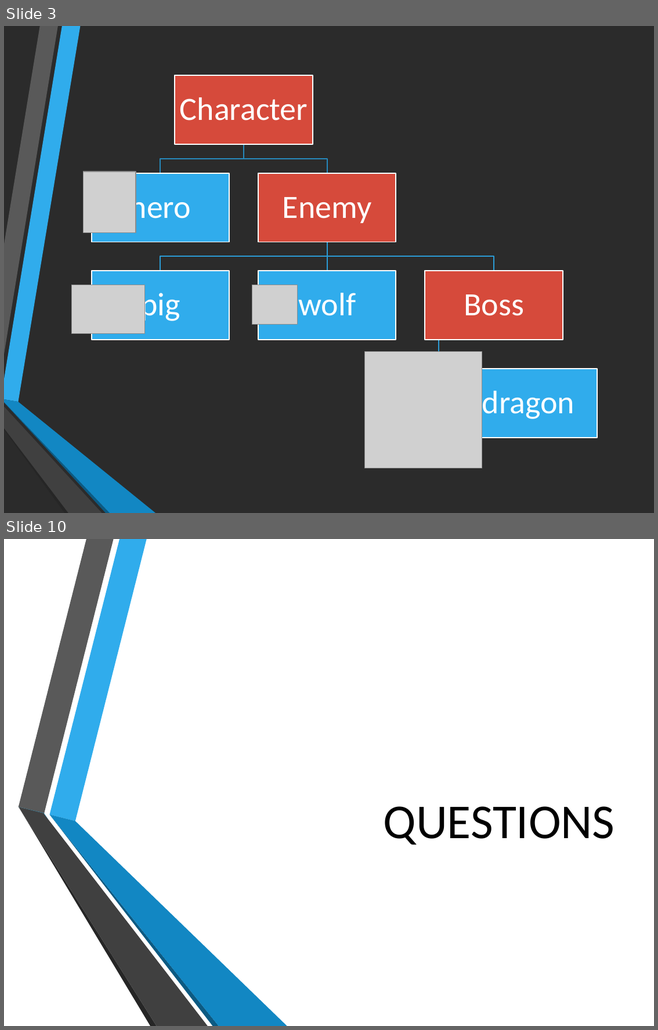
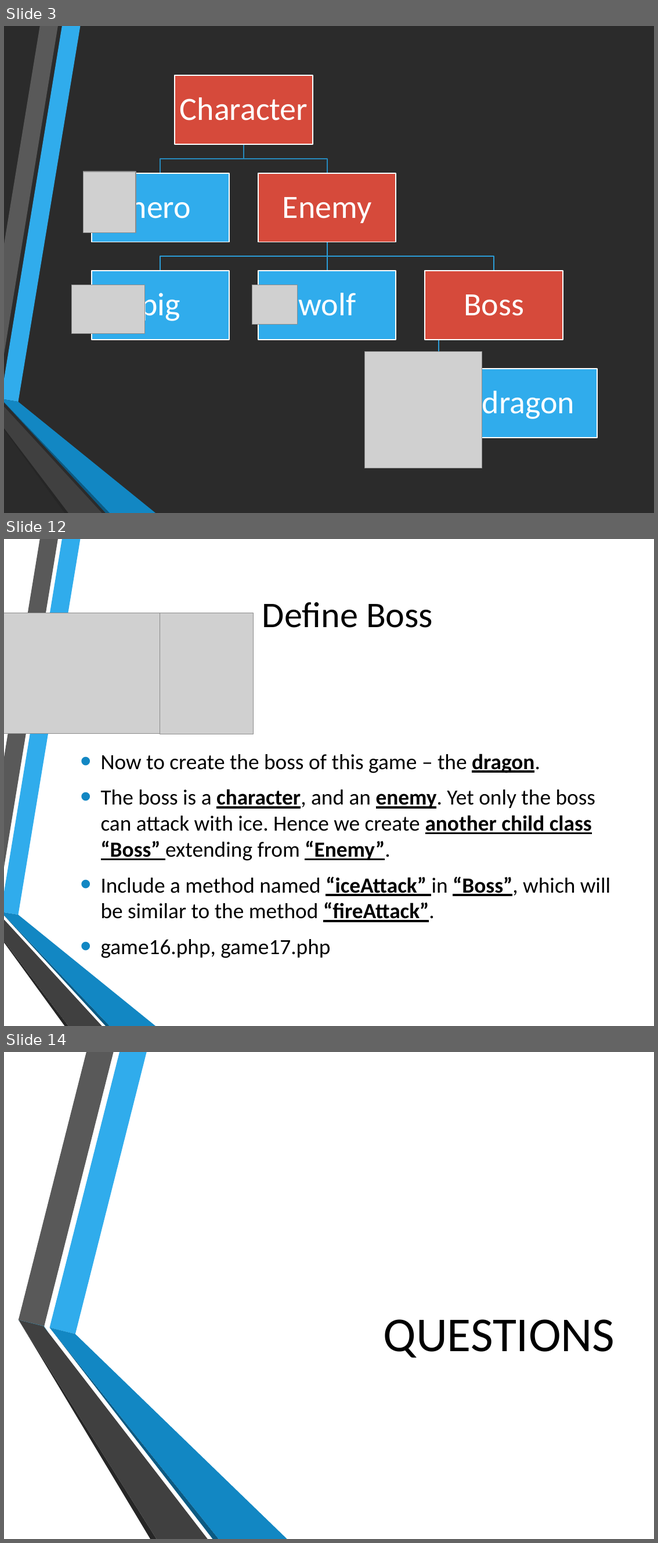
Before and after one commit to hatted/fevaworks-php, a slide deck: php-fw7/lesson7b-game.pptx. Shown one above the other, each under a label of ours: slides 3 and 10 before the commit, slides 3, 12 and 14 after it; the slides between them are not shown. The pictures are 658x1030 and 658x1543 pixels, drawn with LibreOffice and Linux fonts; fonts in the diff are those of the drawing; grey boxes stand for pictures; background and template pictures are left out; a plain dark background stands for a picture behind light text. Boxes give left, top, right and bottom in pixels: in the first picture for what was removed or moved away, otherwise in the second. Text is boxed around its words. In the diff, an @@ line names an element or a change of style, - is before the commit and + after.

```diff
--- a/php-fw7/lesson7b-game.pptx
+++ b/php-fw7/lesson7b-game.pptx
@@ slide 12 added at (4, 539, 654, 1026), background picture (left out); not listed: 6 template elements that a slide beside it also shows @@
@@ title added at (262, 602, 433, 628), 40 pt, text #000000 @@
+Define Boss
@@ picture added at (4, 613, 169, 734) @@
@@ picture added at (160, 613, 253, 734) @@
@@ text added at (101, 754, 610, 958), 24 pt, text #000000 @@
+• Now to create the boss of this game – the dragon.
+• The boss is a character, and an enemy. Yet only the boss can attack with ice. Hence we create another child class “Boss” extending from “Enemy”.
+• Include a method named “iceAttack” in “Boss”, which will be similar to the method “fireAttack”.
+• game16.php, game17.php
@@ what was slide 10 is now slide 14 @@
```
Also in this commit, not shown: 3 slides changed, 6 other slides added, 3 slides removed, 6 other files.
